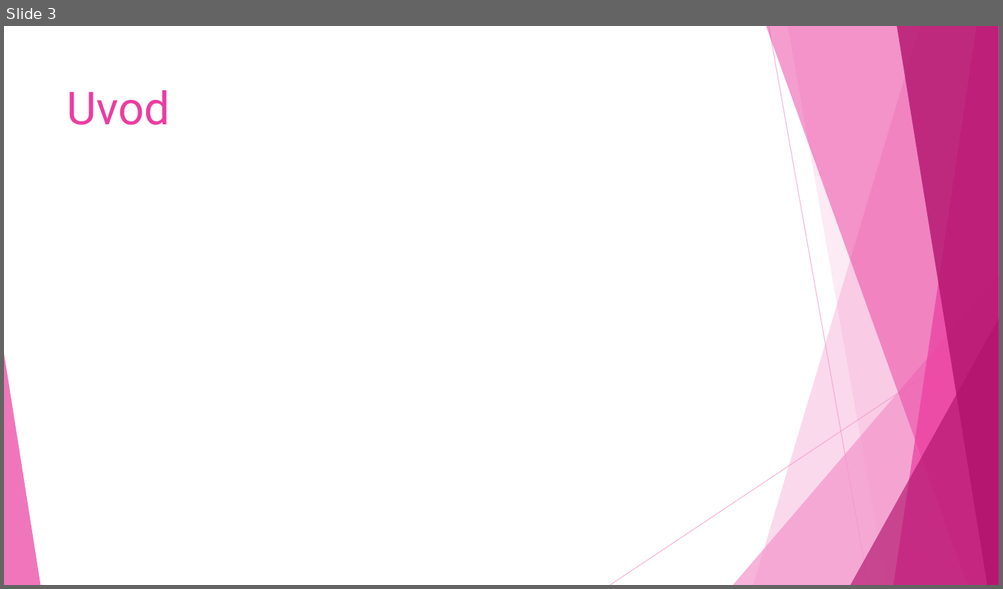
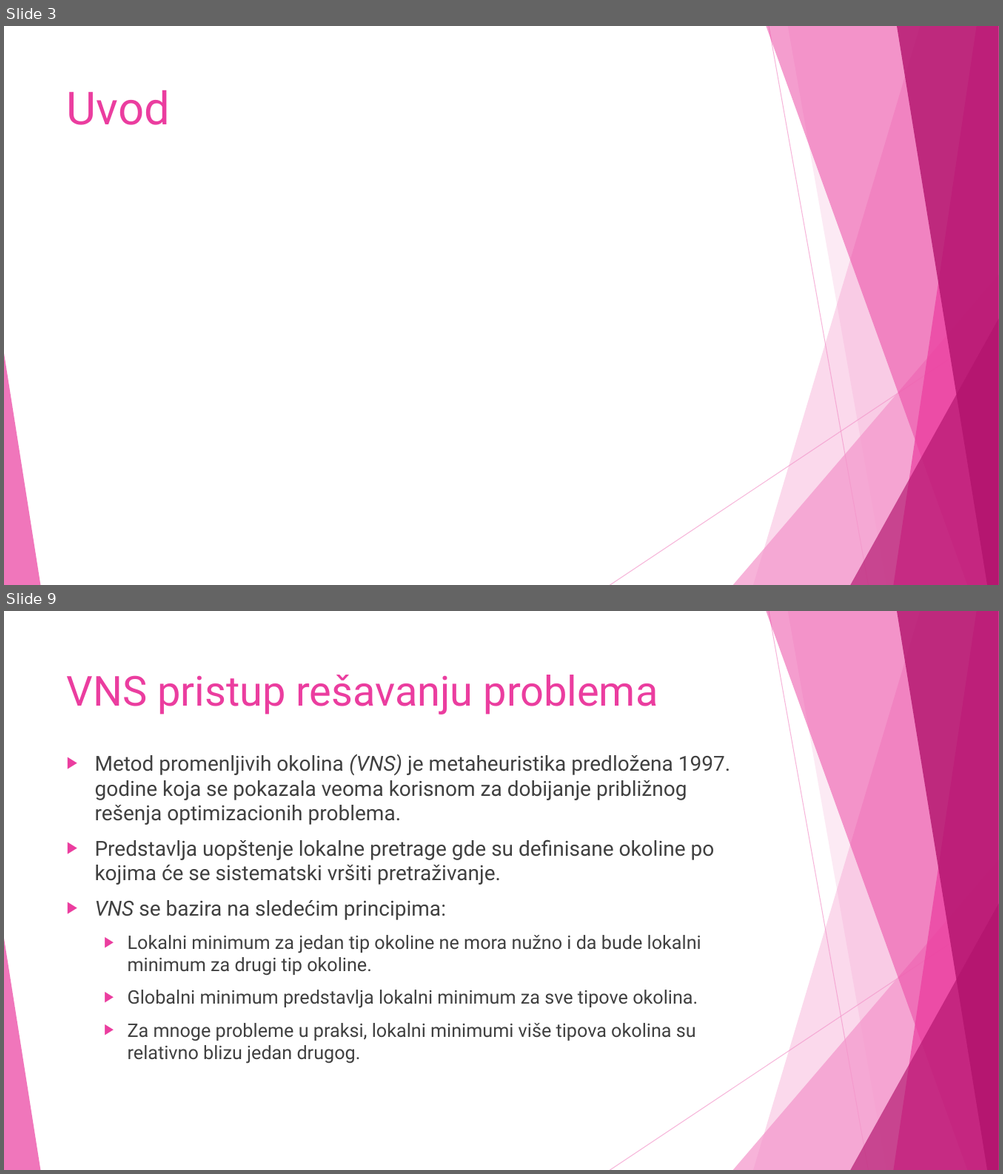
Before and after one commit to NevenaaNikolic/Bandwidth-minimization-problem, a slide deck: Presentation/BMP.ppsx. Shown one above the other, each under a label of ours: slide 3 before the commit, slides 3 and 9 after it; the slides between them are not shown. The pictures are 1003x589 and 1003x1174 pixels, drawn with LibreOffice and Linux fonts; fonts in the diff are those of the drawing; grey boxes stand for pictures. Boxes give left, top, right and bottom in pixels: in the first picture for what was removed or moved away, otherwise in the second. Text is boxed around its words. In the diff, an @@ line names an element or a change of style, - is before the commit and + after.

```diff
--- a/Presentation/BMP.ppsx
+++ b/Presentation/BMP.ppsx
@@ slide 9 added at (x1=4, y1=611, x2=999, y2=1170), background #FFFFFF; not listed: 10 template elements that a slide beside it also shows @@
@@ title added at (x1=67, y1=675, x2=658, y2=715), 40 pt, text #EB3D9F @@
+VNS pristup rešavanju problema
@@ text added at (x1=95, y1=754, x2=730, y2=1064), 20 pt, text #404040 @@
+▶ Metod promenljivih okolina (VNS) je metaheuristika predložena 1997. godine koja se pokazala veoma korisnom za dobijanje približnog rešenja optimizacionih problema.
+▶ Predstavlja uopštenje lokalne pretrage gde su definisane okoline po kojima će se sistematski vršiti pretraživanje.
+▶ VNS se bazira na sledećim principima:
+  ▶ Lokalni minimum za jedan tip okoline ne mora nužno i da bude lokalni minimum za drugi tip okoline.
+  ▶ Globalni minimum predstavlja lokalni minimum za sve tipove okolina.
+  ▶ Za mnoge probleme u praksi, lokalni minimumi više tipova okolina su relativno blizu jedan drugog.
```
Also in this commit, not shown: 8 other slides added.
